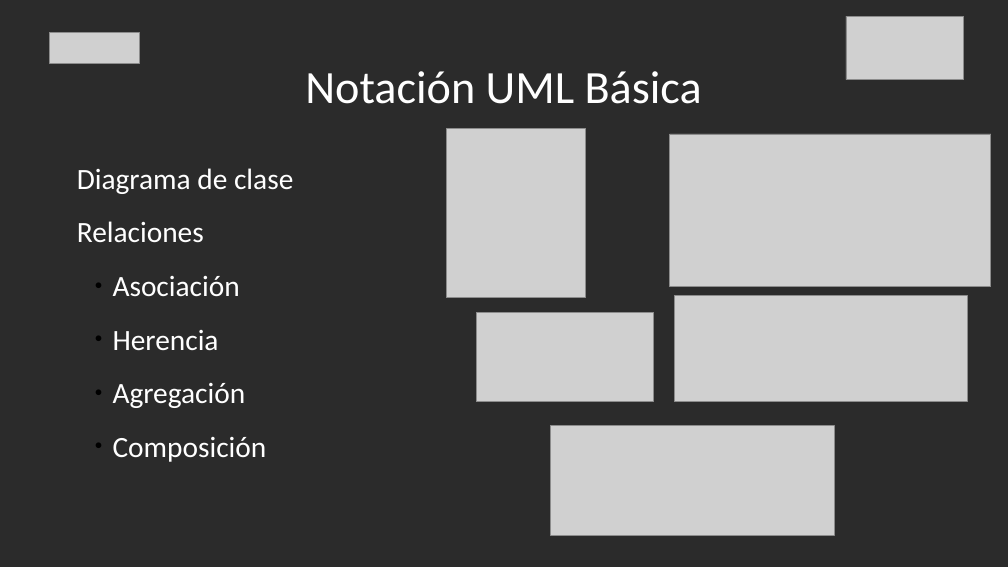
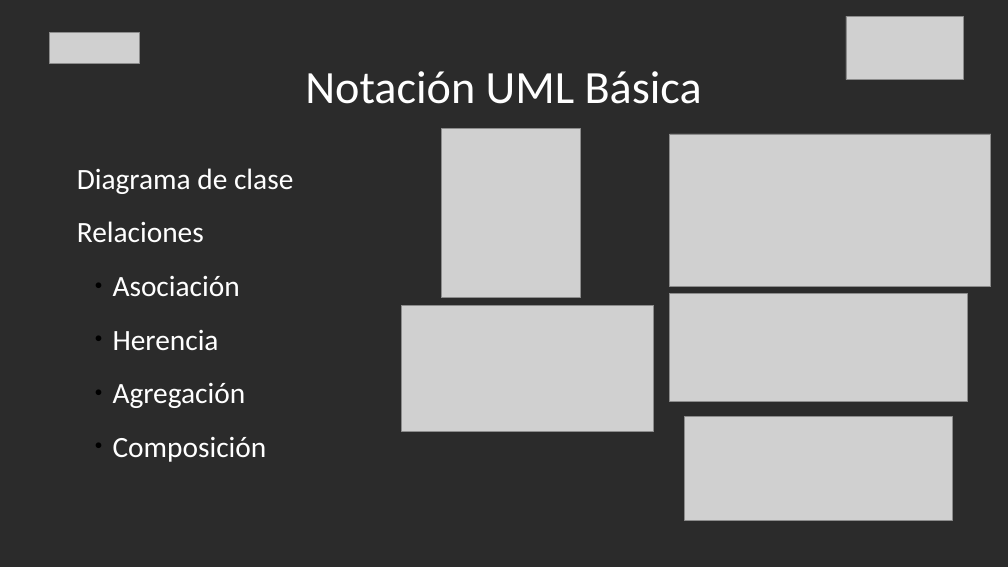
Before and after one commit to jflatorreo/TalentoTech_FullStack, a slide deck: slide 4 of Material pedagógico/Modulo 1/Clase 3/clase_3 - Modulo 1.pptx. Drawn at 1008x567 pixels with LibreOffice and Linux fonts; fonts in the diff are those of the drawing; grey boxes stand for pictures; background and template pictures are left out; a plain dark background stands for a picture behind light text. Boxes give left, top, right and bottom in pixels: in the first picture for what was removed or moved away, otherwise in the second. Text is boxed around its words. In the diff, an @@ line names an element or a change of style, - is before the commit and + after.

```diff
--- a/Material pedagógico/Modulo 1/Clase 3/clase_3 - Modulo 1.pptx
+++ b/Material pedagógico/Modulo 1/Clase 3/clase_3 - Modulo 1.pptx
@@ picture: place and size @@
-picture at <box>447,129,586,298</box>
+picture at <box>442,129,581,298</box>
@@ picture: place and size @@
-picture at <box>675,296,967,402</box>
+picture at <box>670,294,968,402</box>
@@ picture: place and size @@
-picture at <box>476,312,654,402</box>
+picture at <box>402,306,653,432</box>
@@ picture: place and size @@
-picture at <box>551,426,834,536</box>
+picture at <box>685,417,953,521</box>
```
Also in this commit, not shown: 2 other slides changed, 23 other files.
